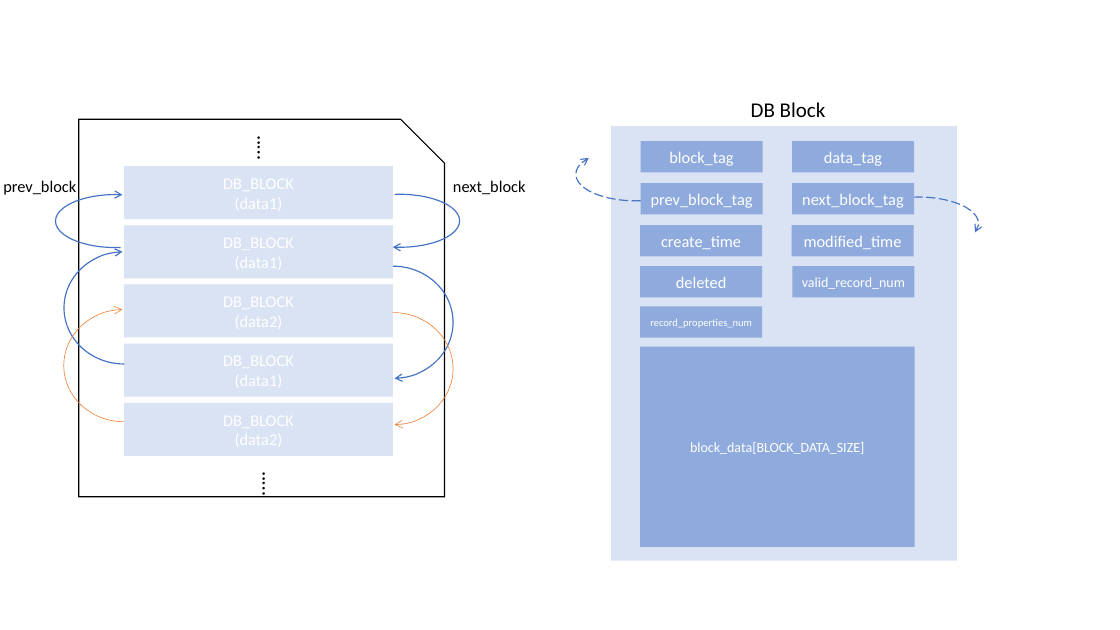
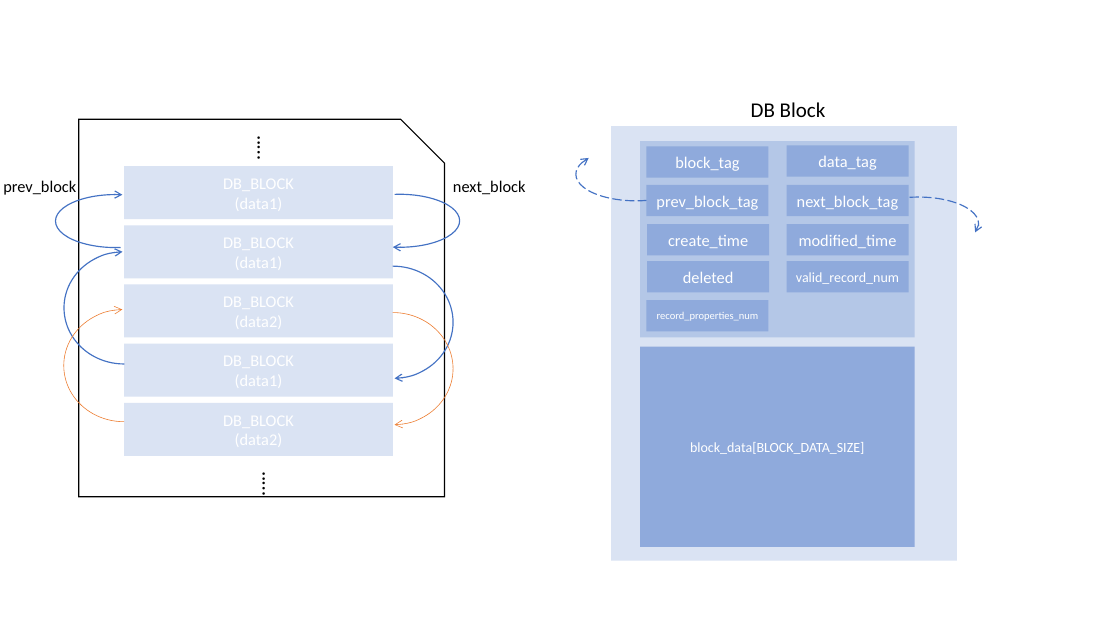
Before and after one commit to Mutationeme/FacileDB, a slide deck: slide 6 of FacileDB.pptx (slide 4 before the commit). Drawn at 1120x630 pixels with LibreOffice and Linux fonts; fonts in the diff are those of the drawing. Boxes give left, top, right and bottom in pixels: in the first picture for what was removed or moved away, otherwise in the second. Text is boxed around its words. In the diff, an @@ line names an element or a change of style, - is before the commit and + after.

```diff
--- a/FacileDB.pptx
+++ b/FacileDB.pptx
@@ arc (boxed as its full ellipse) at (576, 148, 697, 201): proportions changed @@
@@ rectangle added at (640, 141, 915, 338), fill #B4C7E7 @@
@@ rectangle "block_tag": place and size @@
-rectangle "block_tag" at (641, 141, 763, 172)
+rectangle "block_tag" at (647, 146, 769, 177)
@@ rectangle "data_tag": place and size @@
-rectangle "data_tag" at (792, 141, 914, 172)
+rectangle "data_tag" at (786, 145, 908, 176)
@@ rectangle "prev_block_tag": place and size @@
-rectangle "prev_block_tag" at (641, 183, 763, 214)
+rectangle "prev_block_tag" at (647, 185, 769, 216)
@@ rectangle "next_block_tag": place and size @@
-rectangle "next_block_tag" at (792, 183, 914, 214)
+rectangle "next_block_tag" at (786, 185, 908, 216)
@@ arc (boxed as its full ellipse) at (859, 197, 979, 250): proportions changed @@
@@ rectangle "create_time": place and size @@
-rectangle "create_time" at (640, 225, 762, 256)
+rectangle "create_time" at (647, 224, 769, 255)
@@ rectangle "modified_time": place and size @@
-rectangle "modified_time" at (791, 225, 913, 256)
+rectangle "modified_time" at (786, 224, 908, 255)
@@ rectangle "deleted": place and size @@
-rectangle "deleted" at (640, 266, 762, 297)
+rectangle "deleted" at (647, 261, 769, 292)
@@ rectangle "valid_record_num": place and size @@
-rectangle "valid_record_num" at (792, 266, 914, 297)
+rectangle "valid_record_num" at (786, 261, 908, 292)
@@ rectangle "record_properties_num": place and size @@
-rectangle "record_properties_num" at (640, 307, 762, 338)
+rectangle "record_properties_num" at (647, 300, 769, 331)
```
Also in this commit, not shown: 1 other slide changed, 4 slides added, 8 other files.
